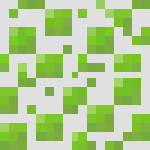
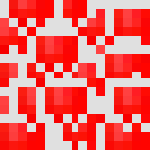
Revision of a layered 150px x 150px image; what changed, layer by layer:
painted on "Calque" over [0, 0, 150, 150]
